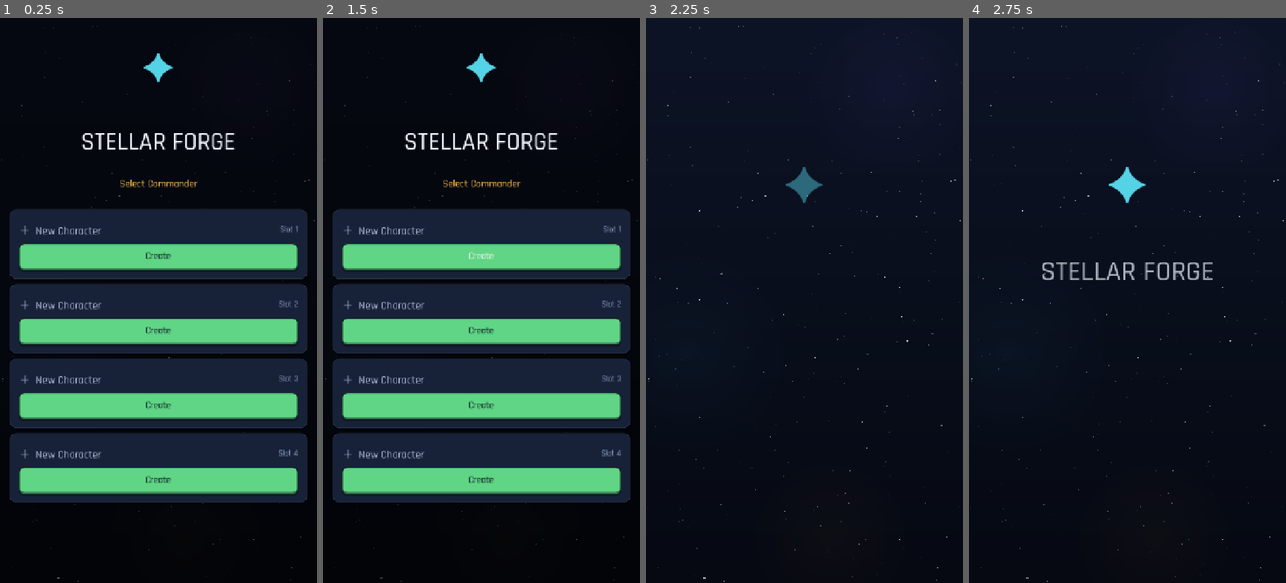
Above: before the commit, frames 1-4 (left to right).
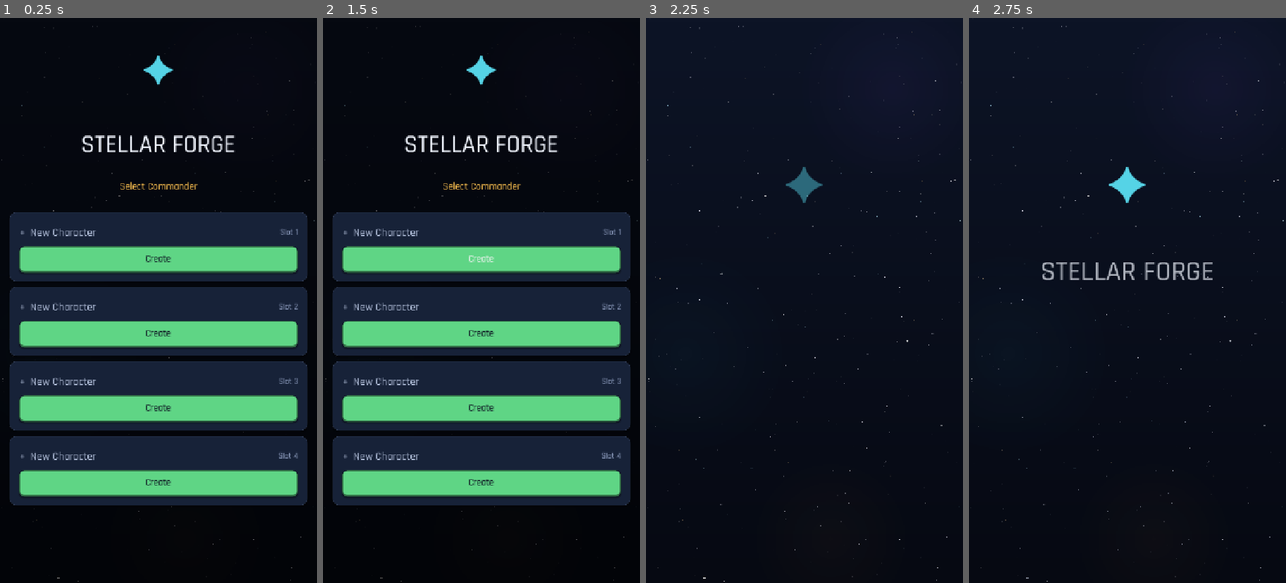
Above: after the commit, the same moments.

Repository: trakyalilter/TestMobileGame
Game: Godot game, scene res://scenes/main.tscn
Two runs of this game, one before a commit and one after it. Both use one fixed random seed, a clock stepped at 60 frames per second and the inputs below.
Inputs:
- Up to frame 1 (0.25 s): no input
- Up to frame 2 (1.5 s): click "☰" at 0.5 s; click "Create" at 1.25 s
- Up to frame 3 (2.25 s): click "Begin" at 2 s
- Up to frame 4 (2.75 s): no input

The runs differ from the first frame. In frame 1, 11% of the frame differs, in the area x 3-97%, y 6-87%; in frame 2, 11%; in frame 3, nothing differs; in frame 4, nothing differs.

Commit message:
Fix character-select sizing: cards overflowed right + tofu icon
The slot list set its min width from get_viewport_rect(), which returns
the device's physical pixel width (≈1080), not the logical 720 — so every
card and the Play/Create buttons ran off the right edge. Drop the
CenterContainer + min-width hack and let the (h-scroll-disabled)
ScrollContainer size an expand-fill MarginContainer to its own 720 width;
make each slot panel expand-fill the column. Also replace the New
Character glyph U+FF0B (fullwidth +, missing from the font → tofu box)
with a plain '+'.

https://claude.ai/code/session_01GUAm67mj5mAEoyJTAWupry

Diff:
--- a/scripts/ui/main.gd
+++ b/scripts/ui/main.gd
@@ -572,16 +572,17 @@
 	sc.set_anchors_and_offsets_preset(Control.PRESET_FULL_RECT)
 	sc.horizontal_scroll_mode = ScrollContainer.SCROLL_MODE_DISABLED
 	_char_select.add_child(sc)
-	var center := CenterContainer.new()
-	center.size_flags_horizontal = Control.SIZE_EXPAND_FILL
-	sc.add_child(center)
+	# Fill the scroller's own width (the logical 720, NOT the physical pixel
+	# width) so cards never run off the right edge; tall content scrolls. The
+	# previous get_viewport_rect() min-width forced the device's raw pixel width.
 	var mc := MarginContainer.new()
+	mc.size_flags_horizontal = Control.SIZE_EXPAND_FILL
+	mc.size_flags_vertical = Control.SIZE_EXPAND_FILL
 	for s in ["left", "right"]:
 		mc.add_theme_constant_override("margin_" + s, 22)
 	for s in ["top", "bottom"]:
-		mc.add_theme_constant_override("margin_" + s, 34)
-	mc.custom_minimum_size = Vector2(get_viewport_rect().size.x, 0)
-	center.add_child(mc)
+		mc.add_theme_constant_override("margin_" + s, 40)
+	sc.add_child(mc)
 	var col := VBoxContainer.new()
 	col.add_theme_constant_override("separation", 12)
 	col.size_flags_horizontal = Control.SIZE_EXPAND_FILL
@@ -607,6 +608,7 @@
 		mc.add_theme_constant_override("margin_" + s, 8)
 	# _card returns the inner VBox; reparent its contents into a padded margin.
 	var panel := v.get_parent()
+	panel.size_flags_horizontal = Control.SIZE_EXPAND_FILL   # fill the column, don't overflow
 	panel.remove_child(v)
 	panel.add_child(mc)
 	mc.add_child(v)
@@ -615,7 +617,7 @@
 		hb.add_theme_constant_override("separation", 8)
 		v.add_child(hb)
 		var lbl := Label.new()
-		lbl.text = "＋  New Character"
+		lbl.text = "+  New Character"
 		lbl.size_flags_horizontal = Control.SIZE_EXPAND_FILL
 		lbl.add_theme_font_size_override("font_size", _fs(15))
 		lbl.add_theme_color_override("font_color", Color.html(C_DIM))
